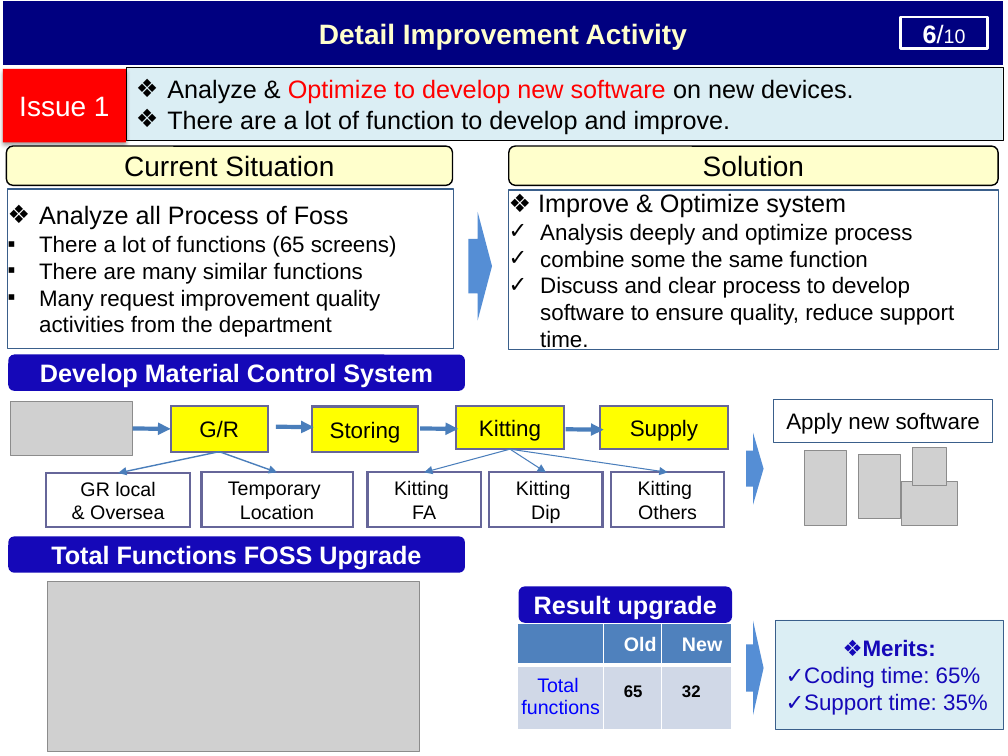
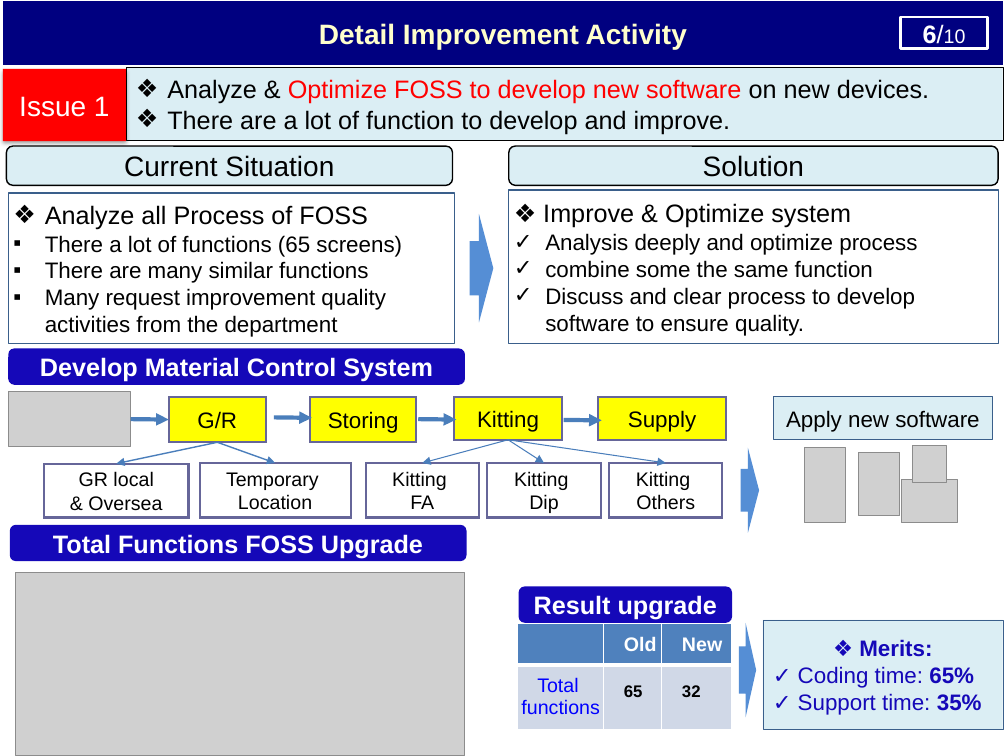
Before and after one commit to thietbicongnghevietnam/ReportPSNV, a slide deck: slide 9 of Report_test.pptx. Drawn at 1008x756 pixels with LibreOffice and Linux fonts; fonts in the diff are those of the drawing; grey boxes stand for pictures. Boxes give left, top, right and bottom in pixels: in the first picture for what was removed or moved away, otherwise in the second. Text is boxed around its words. In the diff, an @@ line names an element or a change of style, - is before the commit and + after.

```diff
--- a/Report_test.pptx
+++ b/Report_test.pptx
@@ text in rectangle at [167,79,929,104]: text changed @@
-❖ Analyze & Optimize to develop new software on new devices.
+❖ Analyze & Optimize FOSS to develop new software on new devices.
@@ rounded rectangle "Current Situation" at [6,146,453,185]: fill #FFFFCC to #DBEEF4 @@
@@ rounded rectangle "Solution" at [509,146,998,185]: fill #FFFFCC to #DBEEF4 @@
@@ rectangle "Analyze all Process of FOSS": place and size @@
-rectangle "Analyze all Process of FOSS" at [8,188,455,348]
+rectangle "Analyze all Process of FOSS" at [8,194,455,344]
@@ text in rectangle at [45,205,368,230]: text changed @@
-❖ Analyze all Process of Foss
+❖ Analyze all Process of FOSS
@@ rectangle "❖ Improve & Optimize system": place and size @@
-rectangle "❖ Improve & Optimize system" at [509,191,999,350]
+rectangle "❖ Improve & Optimize system" at [509,191,999,344]
@@ text in rectangle at [545,287,915,336]: text changed @@
-✓ Discuss and clear process to develop software to ensure quality, reduce support time.
+✓ Discuss and clear process to develop software to ensure quality.
@@ rounded rectangle "Develop Material Control System": place and size @@
-rounded rectangle "Develop Material Control System" at [8,355,465,391]
+rounded rectangle "Develop Material Control System" at [8,349,465,385]
@@ 9 rectangles, 9 arrows, 1 picture, 1 rounded rectangle: place and size @@
-9 rectangles, 9 arrows, 1 picture, 1 rounded rectangle at [8,401,728,573]
+9 rectangles, 9 arrows, 1 picture, 1 rounded rectangle at [8,392,726,561]
@@ rectangle "Apply new software" at [773,397,992,440]: fill none to #DBEEF4 @@
@@ right arrow: place and size @@
-right arrow at [746,432,763,505]
+right arrow at [741,448,759,532]
@@ picture: place and size @@
-picture at [47,582,419,752]
+picture at [16,573,466,756]
@@ right arrow: place and size @@
-right arrow at [746,621,763,716]
+right arrow at [739,623,756,718]
@@ rectangle "❖ Merits:": place and size @@
-rectangle "❖ Merits:" at [775,620,1002,730]
+rectangle "❖ Merits:" at [763,620,1003,730]
@@ text in rectangle at [798,639,982,715]: spaces changed @@
-❖Merits:
-✓Coding time: 65%
-✓Support time: 35%
+❖ Merits:
+✓ Coding time: 65%
+✓ Support time: 35%
```
Also in this commit, not shown: 7 other slides changed, 1 other file.
